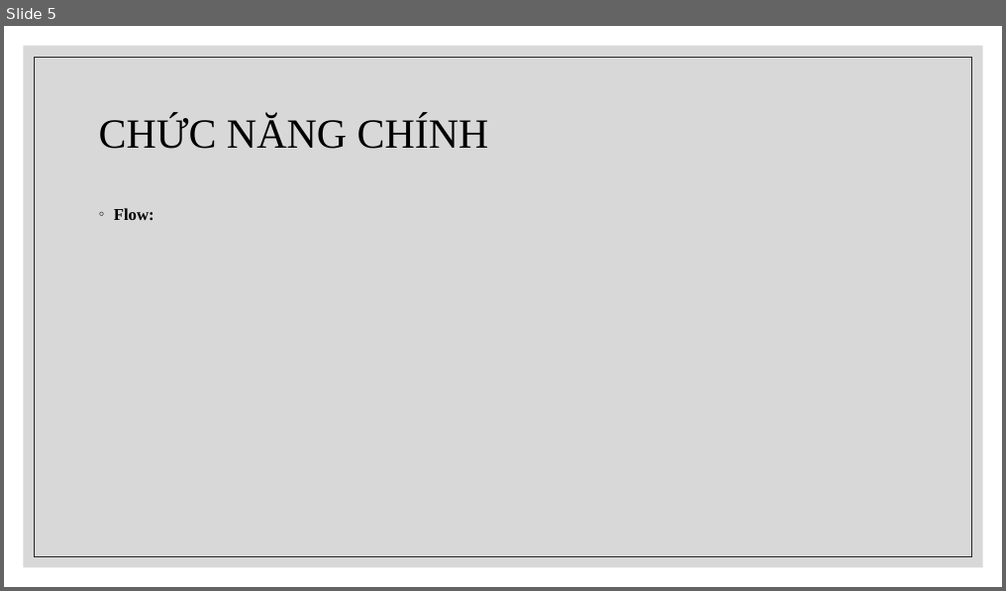
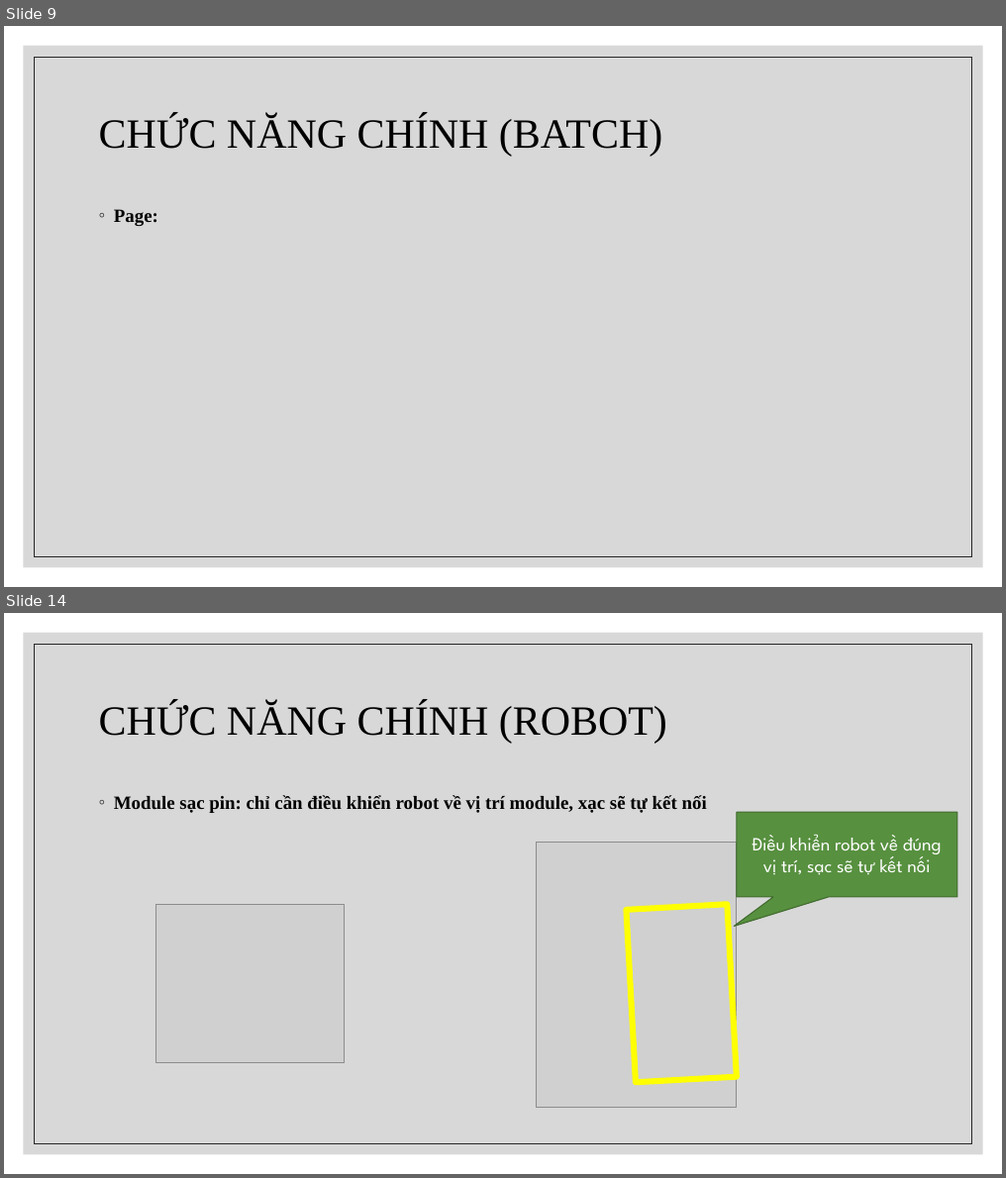
Before and after one commit to chet7h/restart_computer, a slide deck: Restart Computer.pptx. Shown one above the other, each under a label of ours: slide 5 before the commit, slides 9 and 14 after it; the slides between them are not shown. The pictures are 1006x591 and 1006x1178 pixels, drawn with LibreOffice and Linux fonts; fonts in the diff are those of the drawing; grey boxes stand for pictures. Boxes give left, top, right and bottom in pixels: in the first picture for what was removed or moved away, otherwise in the second. Text is boxed around its words. In the diff, an @@ line names an element or a change of style, - is before the commit and + after.

```diff
--- a/Restart Computer.pptx
+++ b/Restart Computer.pptx
@@ slide 14 added at [4, 613, 1002, 1174], background #FFFFFF; not listed: 2 template elements that a slide beside it also shows @@
@@ title added at [99, 702, 667, 743], 40 pt, text #000000 @@
+CHỨC NĂNG CHÍNH (ROBOT)
@@ text added at [114, 795, 707, 813], 18 pt, text #000000, bold @@
+◦ Module sạc pin: chỉ cần điều khiển robot về vị trí module, xạc sẽ tự kết nối
@@ speech box added at [737, 812, 957, 897], fill #57903F, outline #406B2F 1 pt, 18 pt, text #FFFFFF @@
+Điều khiển robot về đúng vị trí, sạc sẽ tự kết nối
@@ picture added at [537, 842, 737, 1108] @@
@@ picture added at [156, 904, 344, 1063] @@
@@ rectangle added at [626, 905, 737, 1082], outline #FFFF00 5.75 pt @@
@@ what was slide 5 is now slide 9 @@
@@ slide 9 changed as well @@
@@ title at [99, 115, 662, 156]: text changed @@
-CHỨC NĂNG CHÍNH
+CHỨC NĂNG CHÍNH (BATCH)
@@ text at [114, 209, 158, 226]: text changed; size 16 to 18 pt @@
-◦ Flow:
+◦ Page:
```
Also in this commit, not shown: 3 other slides changed, 12 other slides added.
